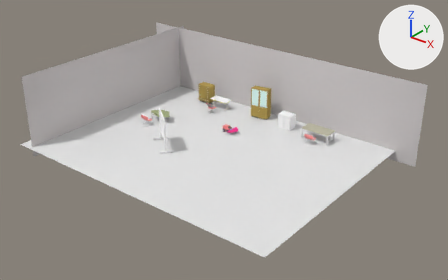
One commit to the Blender file examples/morse/tutorials/tutorial-1-solved_lidar_moos.blend: the scene before it, then after it.
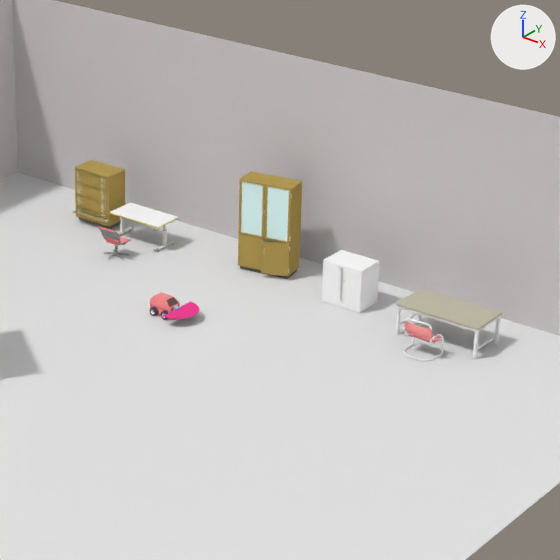
There are two pictures of each version: one whole from a 50 mm lens placed at (47.9, -60.6, 36.1), pointed at (3.3, -4.8, 1.5), one close up on the part from 39% to 79% of the width and 11% to 75% of the height. Arrows for +X, +Y and +Z are at upper right; the lights stay in place.

Names of what the first close-up shows: 'Arc_180', 'Desk_1', 'Desk_3', 'Ground', 'Plane', 'Plane.001', 'Shelf_1', 'Shelf_2', 'Shelf_3', 'red_heat'.
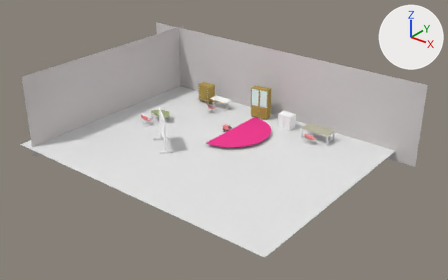
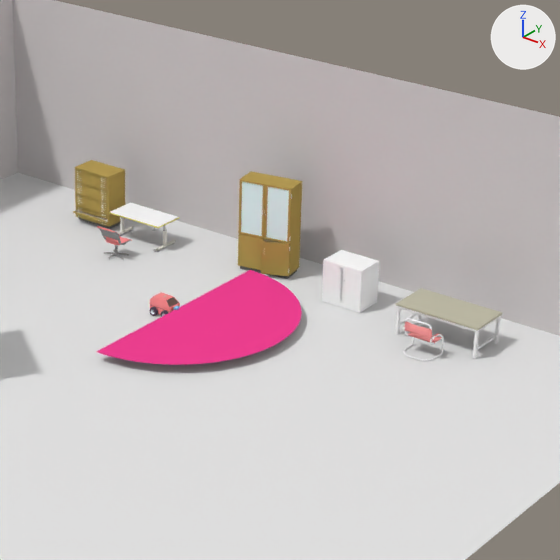
Commit message: Got the Sick lidar working with Blender 2.58

Pixel boxes (x1, y1, x2, y2) of what changed, in the close-ups (560 x 560 px):
'Arc_180', rescaled: before (162, 301, 199, 319); after (96, 270, 301, 365)

Patch to the scene script:
```diff
--- a/examples/morse/tutorials/tutorial-1-solved_lidar_moos.blend.py
+++ b/examples/morse/tutorials/tutorial-1-solved_lidar_moos.blend.py
@@ ob_arc_180 @@
 ob_arc_180.location = (0.5, 0.0, 0.7)
+ob_arc_180.scale = (5.44, 5.44, 5.44)
```
